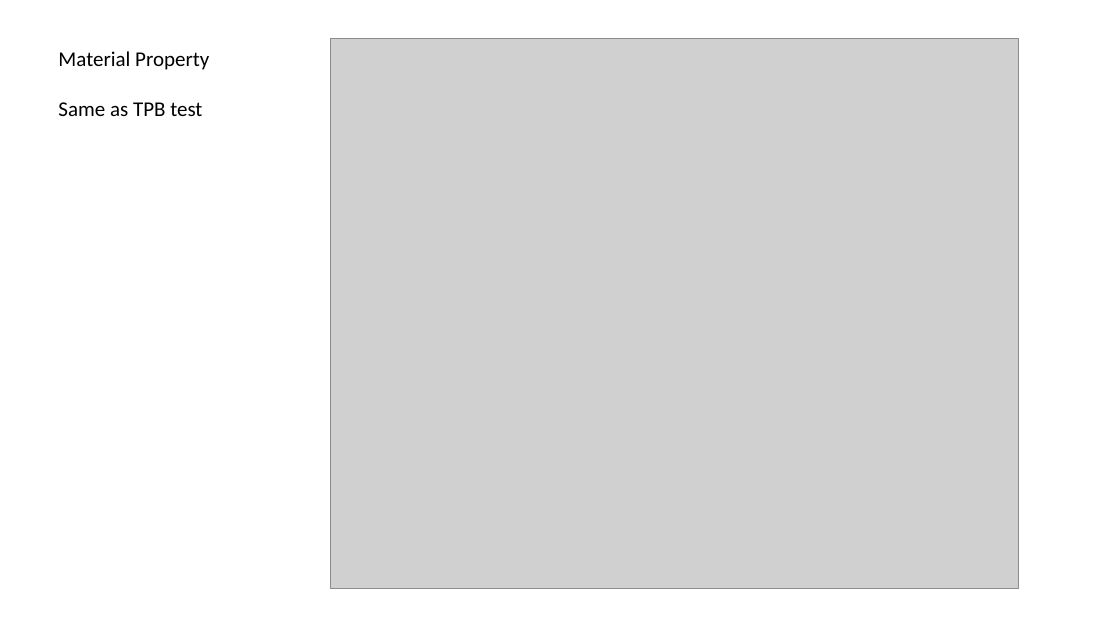
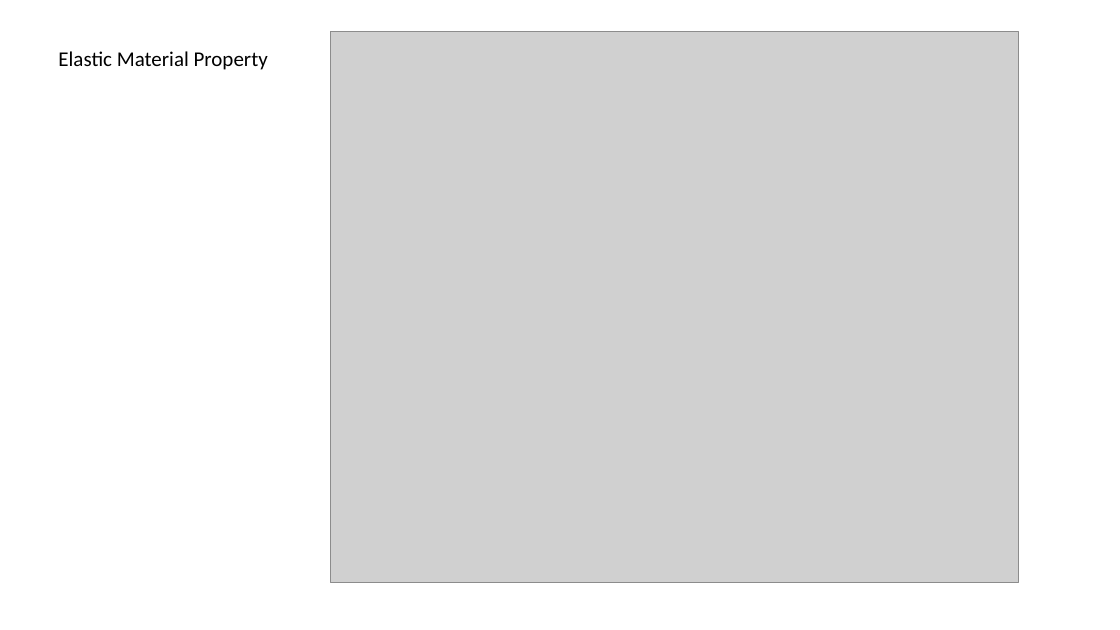
Before and after one commit to Concrete-Chrono-Development/concrete-calibration, a slide deck: slide 2 of Free Vibration test calibration/Vibration test.pptx. Drawn at 1120x630 pixels with LibreOffice and Linux fonts; fonts in the diff are those of the drawing; grey boxes stand for pictures. Boxes give left, top, right and bottom in pixels: in the first picture for what was removed or moved away, otherwise in the second. Text is boxed around its words. In the diff, an @@ line names an element or a change of style, - is before the commit and + after.

```diff
--- a/Free Vibration test calibration/Vibration test.pptx
+++ b/Free Vibration test calibration/Vibration test.pptx
@@ text at [58,51,268,70]: text changed @@
-Material Property
-Same as TPB test
+Elastic Material Property
@@ picture: place and size @@
-picture at [330,38,1019,588]
+picture at [330,32,1018,582]
```
Also in this commit, not shown: 1 other slide changed.
